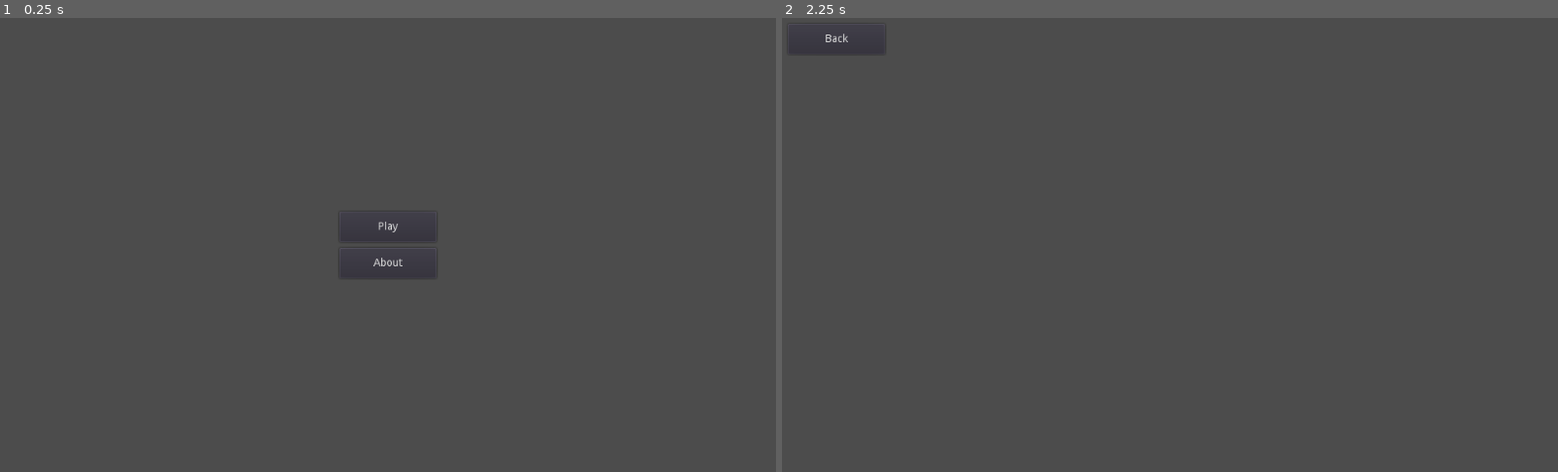
Above: before the commit, frames 1-2 (left to right).
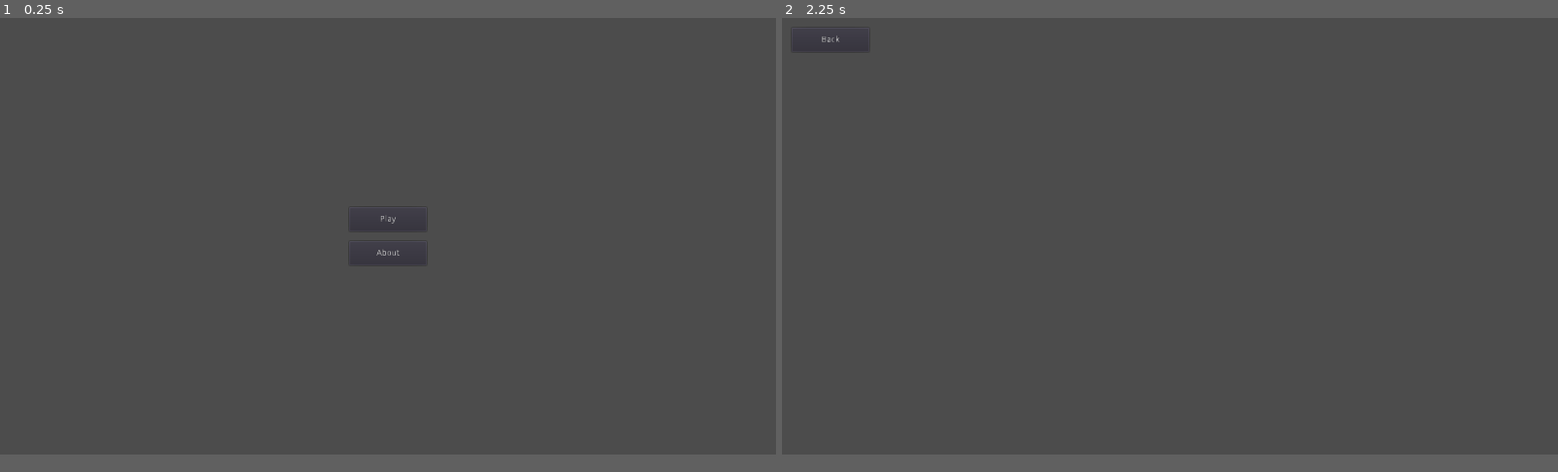
Above: after the commit, the same moments.

Repository: HixRaid/which-character-are-you
Game: Godot game, scene res://game/scenes/root/main.tscn
Two runs of this game, one before a commit and one after it. Both use one fixed random seed, a clock stepped at 60 frames per second and the inputs below.
Inputs:
- Up to frame 1 (0.25 s): no input
- Up to frame 2 (2.25 s): click "Play" at 0.5 s; click "Back" at 1.25 s; click "Play" at 2 s
In our replay, the window is 800x468 before the commit and 800x450 after it. These sizes can differ from the game's own. Grey fills any space a smaller window leaves; there, only what the larger window draws over its background counts as a difference.

The runs differ from the first frame. In frame 1, less than 0.1% of the frame differs, in the area x 44-56%, y 43-55%; in frame 2, less than 0.1%.

Commit message:
Changed window parameters

Diff:
--- a/game/scenes/root/main.tscn
+++ b/game/scenes/root/main.tscn
@@ -39,9 +39,9 @@
 anchor_right = 0.5
 anchor_bottom = 0.5
 margin_left = -64.0
-margin_top = -44.0
+margin_top = -48.0
 margin_right = 64.0
-margin_bottom = -4.0
+margin_bottom = -8.0
 text = "Play"
 
 [node name="AboutButton" type="Button" parent="Canvas/UI/InterfaceSwitch/Menu/Panel"]
@@ -50,9 +50,9 @@
 anchor_right = 0.5
 anchor_bottom = 0.5
 margin_left = -64.0
-margin_top = 4.0
+margin_top = 8.0
 margin_right = 64.0
-margin_bottom = 44.0
+margin_bottom = 48.0
 text = "About"
 
 [node name="Survey" type="Control" parent="Canvas/UI/InterfaceSwitch"]
@@ -71,10 +71,10 @@
 mouse_filter = 2
 
 [node name="BackButton" type="Button" parent="Canvas/UI/InterfaceSwitch/Survey/Panel"]
-margin_left = 8.0
-margin_top = 8.0
-margin_right = 136.0
-margin_bottom = 48.0
+margin_left = 16.0
+margin_top = 16.0
+margin_right = 144.0
+margin_bottom = 56.0
 text = "Back"
 
 [node name="About" type="Control" parent="Canvas/UI/InterfaceSwitch"]
@@ -93,10 +93,10 @@
 mouse_filter = 2
 
 [node name="BackButton" type="Button" parent="Canvas/UI/InterfaceSwitch/About/Panel"]
-margin_left = 8.0
-margin_top = 8.0
-margin_right = 136.0
-margin_bottom = 48.0
+margin_left = 16.0
+margin_top = 16.0
+margin_right = 144.0
+margin_bottom = 56.0
 text = "Back"
 
 [connection signal="pressed" from="Canvas/UI/InterfaceSwitch/Menu/Panel/PlayButton" to="Canvas/UI/InterfaceSwitch" method="set_visible_interface" binds= [ "Survey" ]]
--- a/project.godot
+++ b/project.godot
@@ -14,6 +14,14 @@
 run/main_scene="res://game/scenes/root/main.tscn"
 config/icon="res://game/images/icon.png"
 
+[display]
+
+window/size/width=1280
+window/size/height=720
+window/stretch/mode="2d"
+window/stretch/aspect="expand"
+window/size/always_on_top.editor=true
+
 [gui]
 
 common/drop_mouse_on_gui_input_disabled=true
